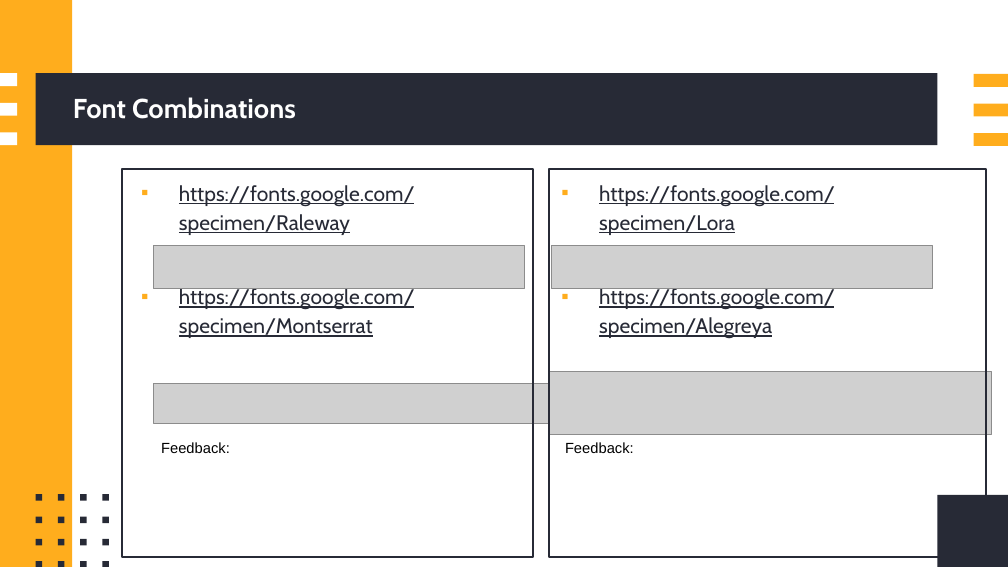
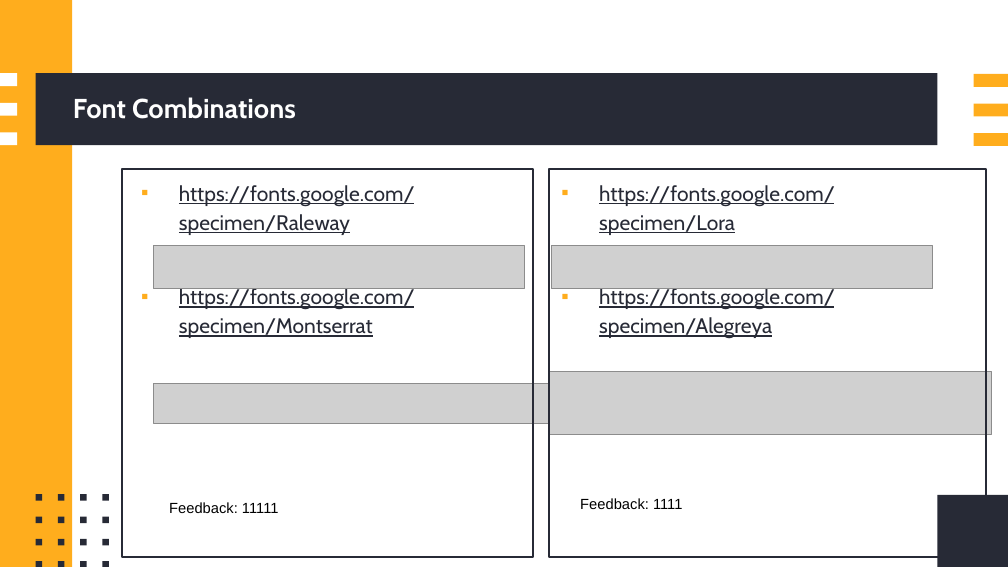
Before and after one commit to callumc20171/3.4-Assessment, a slide deck: slide 16 of 3.4 Assessment Resources/3.4 portfolio - Callum Cooper.pptx. Drawn at 1008x567 pixels with LibreOffice and Linux fonts; fonts in the diff are those of the drawing; grey boxes stand for pictures. Boxes give left, top, right and bottom in pixels: in the first picture for what was removed or moved away, otherwise in the second. Text is boxed around its words. In the diff, an @@ line names an element or a change of style, - is before the commit and + after.

Commit message:
Feedback on fonts

```diff
--- a/3.4 Assessment Resources/3.4 portfolio - Callum Cooper.pptx
+++ b/3.4 Assessment Resources/3.4 portfolio - Callum Cooper.pptx
@@ text at box(169, 502, 279, 513): text changed @@
-Feedback:
+Feedback: 11111
@@ text at box(580, 498, 682, 509): text changed @@
-Feedback:
+Feedback: 1111
```
Also in this commit, not shown: 1 other slide changed.
